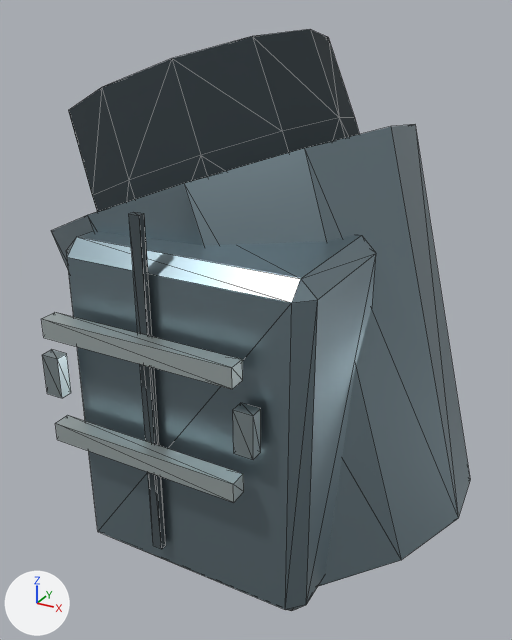
An edit to the glTF model Resource/Export/Modules/Outfit_HeavyCombat_Female_Heavy_Cuff_L.glb, drawn before and after from the same camera.
One viewpoint serves both versions: a 50 mm lens placed at (0.554, -0.327, 1.205), pointed at (0.384, -0.018, 1.05). Lighting does not change. The marker at lower left points along +X, +Y and +Z. The older version comes first. Mesh edges are drawn as thin lines. Vertices at exactly the same position are counted once.

In view in the first picture: 'Outfit_HeavyCombat_Female_Heavy_Cuff_L'.
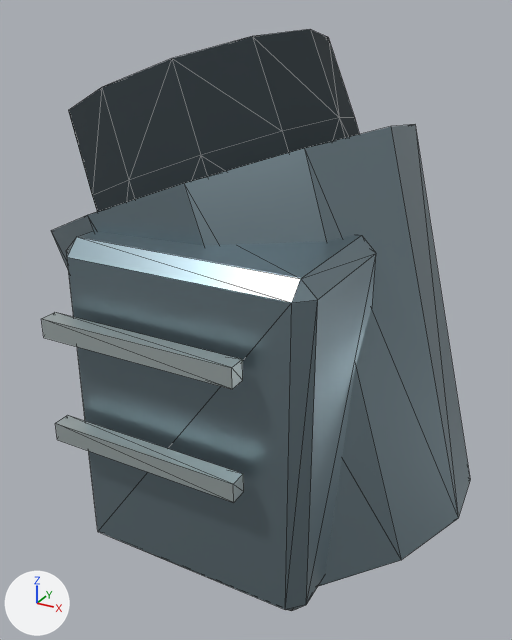
Changed parts and their boxes (x1, y1, x2, y2) in the pictures (512 x 640 px):
part 1 of me_outfit_heavycombat_female_heavy_cuff_l_mesh_001, deleted: before (42, 349, 71, 398)
part 2 of me_outfit_heavycombat_female_heavy_cuff_l_mesh_001, deleted: before (233, 403, 261, 460)
part 3 of me_outfit_heavycombat_female_heavy_cuff_l_mesh_001, deleted: before (129, 212, 166, 549)

Diff of the bpy script that builds the scene:
```diff
--- a/Resource/Export/Modules/Outfit_HeavyCombat_Female_Heavy_Cuff_L.glb.py
+++ b/Resource/Export/Modules/Outfit_HeavyCombat_Female_Heavy_Cuff_L.glb.py
@@ me_outfit_heavycombat_female_heavy_cuff_l_mesh_001 @@
 # used by ob_outfit_heavycombat_female_heavy_cuff_l; location = (0.0, 0.0, 0.0)
-me_outfit_heavycombat_female_heavy_cuff_l_mesh_001.from_pydata(...)  # 139 vertices, 217 faces; spans x 0.269..0.505, y -0.127..0.097, z 0.91..1.196
+me_outfit_heavycombat_female_heavy_cuff_l_mesh_001.from_pydata(...)  # 115 vertices, 181 faces; spans x 0.269..0.505, y -0.127..0.097, z 0.91..1.196
+# me_outfit_heavycombat_female_heavy_cuff_l_mesh_001 part 1: the loose piece of 8 vertices spanning x 0.333..0.342, y -0.123..-0.117, z 1.043..1.063 is deleted
+# me_outfit_heavycombat_female_heavy_cuff_l_mesh_001 part 2: the loose piece of 8 vertices spanning x 0.432..0.441, y -0.123..-0.117, z 1.043..1.063 is deleted
+# me_outfit_heavycombat_female_heavy_cuff_l_mesh_001 part 3: the loose piece of 8 vertices spanning x 0.385..0.39, y -0.119..-0.116, z 0.973..1.133 is deleted
 me_outfit_heavycombat_female_heavy_cuff_l_mesh_001.materials.append(mat_rubber)
 me_outfit_heavycombat_female_heavy_cuff_l_mesh_001.materials.append(mat_steel)
-me_outfit_heavycombat_female_heavy_cuff_l_mesh_001.materials.append(mat_fabric_seam)  # greyish blue #424d52
-me_outfit_heavycombat_female_heavy_cuff_l_mesh_001.materials.append(mat_fastener_titanium)  # grey #a8b6ba
 me_outfit_heavycombat_female_heavy_cuff_l_mesh_001.materials.append(mat_alloy_light)
```
